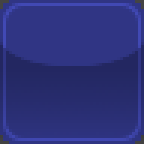
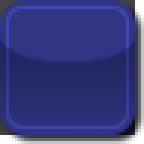
Comparing the layer stacks of the two 144x144 images. Changes:
painted on "LumaMask2" over [left=0, top=0, right=144, bottom=144]
painted on "LumaMask" over [left=0, top=0, right=144, bottom=144]
painted on "BaseIcon" over [left=0, top=0, right=144, bottom=144]
added layer "Drop Shadow" (80%) above "Background" over [left=0, top=0, right=144, bottom=144]
showed "Background", painted on it over [left=3, top=3, right=141, bottom=144]
